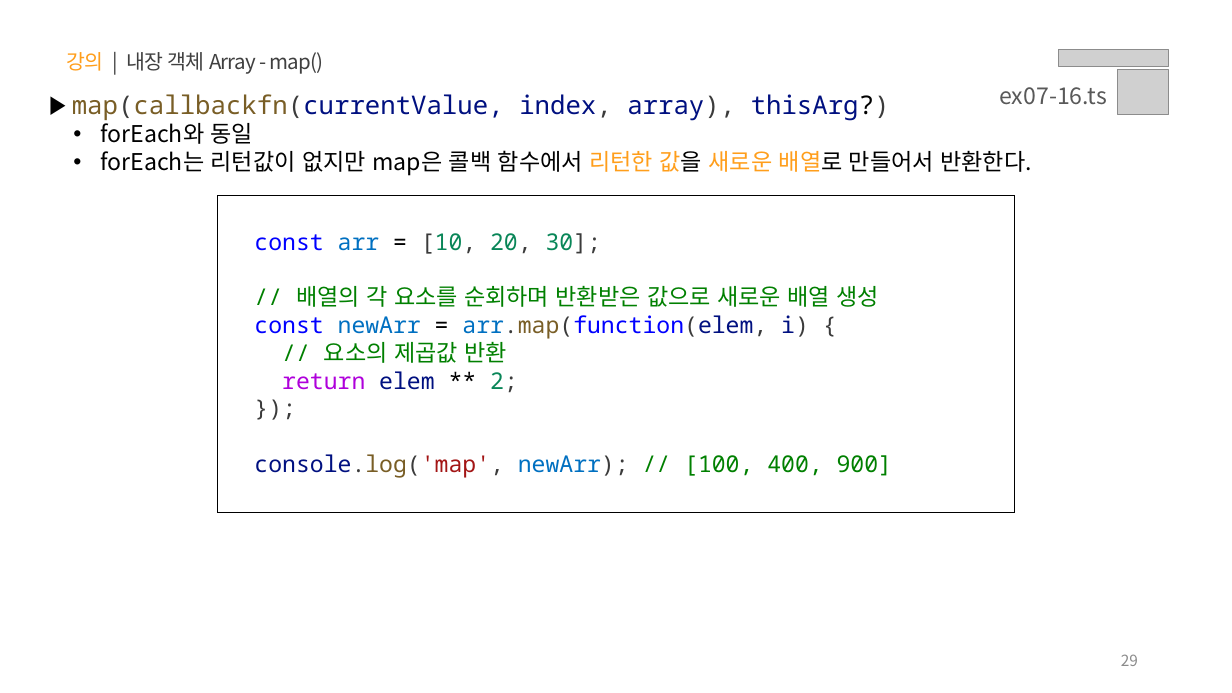
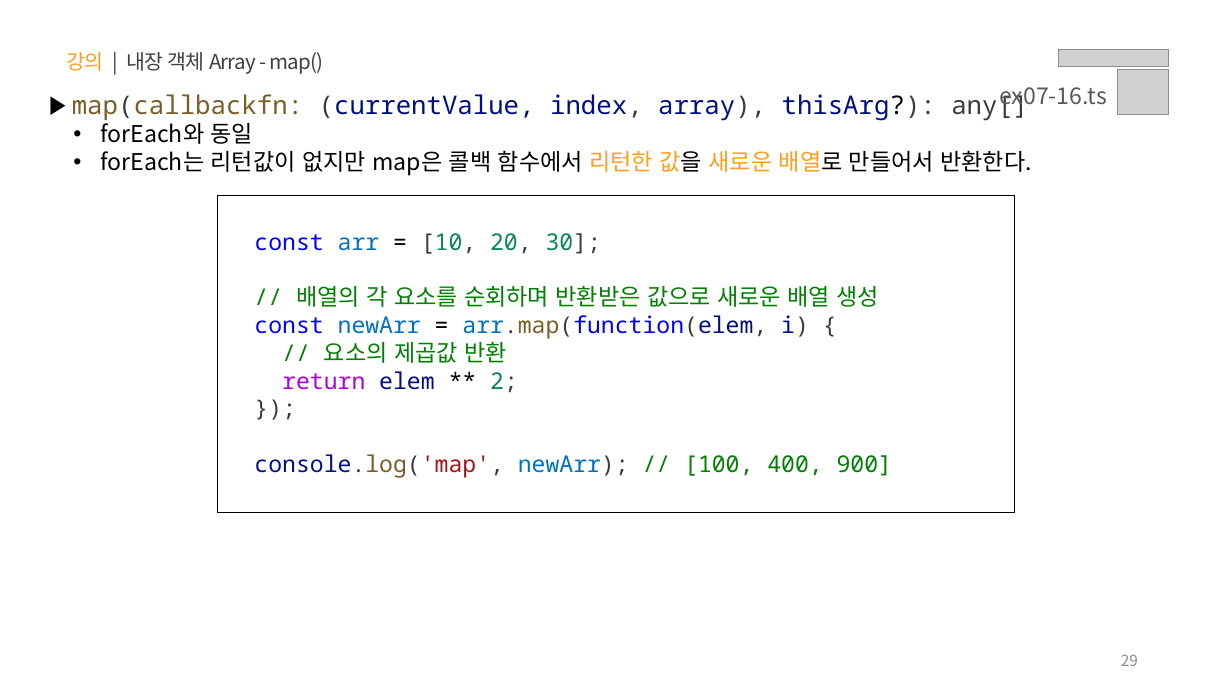
Before and after one commit to yebin-jeong/learn-js, a slide deck: slide 29 of PPT/07.자바스크립트 - 내장 함수.pptx. Drawn at 1232x693 pixels with LibreOffice and Linux fonts; fonts in the diff are those of the drawing; grey boxes stand for pictures. Boxes give left, top, right and bottom in pixels: in the first picture for what was removed or moved away, otherwise in the second. Text is boxed around its words. In the diff, an @@ line names an element or a change of style, - is before the commit and + after.

```diff
--- a/PPT/07.자바스크립트 - 내장 함수.pptx
+++ b/PPT/07.자바스크립트 - 내장 함수.pptx
@@ text "ex07-16.ts" rewrapped from [999, 87, 1107, 105] to [999, 87, 1107, 110] @@
@@ text at [72, 90, 1028, 121]: text changed @@
-▶ map(callbackfn(currentValue, index, array), thisArg?)
+▶ map(callbackfn: (currentValue, index, array), thisArg?): any[]
```
Also in this commit, not shown: 8 other slides changed, 3 other files.
